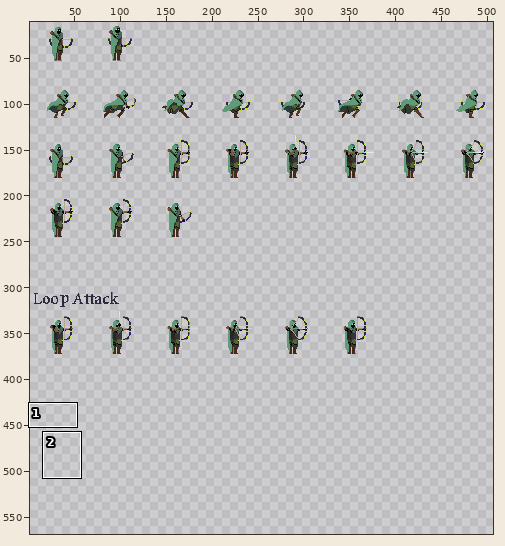
A sprite sheet gets an edit: resources/player2/player2.png. The first picture is a wide view before the edit; the outline marks the close-up.
Close-up. As it was:
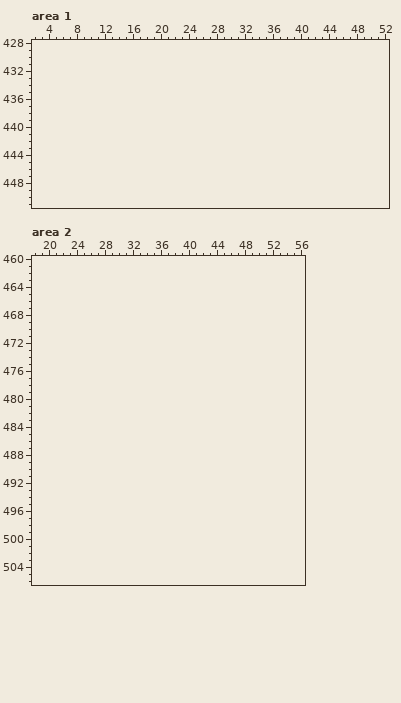
The file is 512x384 pixels. Colours within 5 levels of each other are drawn and written as one. Shown: area 1: x 2..52, y 428..451; area 2: x 18..56, y 460..506. The old version is drawn lined up with the new one, on the new canvas. The wide view leaves out empty margins. The commit also changed other parts of the picture, which this record leaves out.
After:
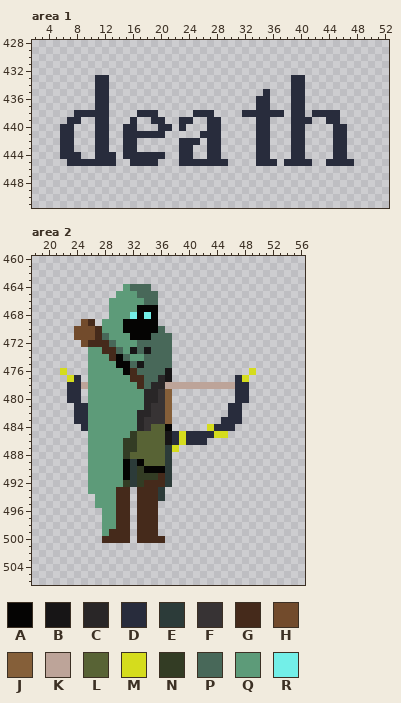
Palette (. is transparent): A #050403  B #171516  C #292627  D #282c3c  E #2c3b39  F #373334  G #452a1b  H #724b2c  J #855f39  K #bda499  L #586335  M #d5dc1d  N #333c24  P #486859  Q #5d9b79  R #73efe8
The exact change:
canvas 512x384 -> 512x576
Changed rows in their new state; - is an unchanged pixel.
Area 1:
first column x 6:
433 -----DD--------------------------DD-------
434 -----DD--------------------------DD-------
435 -----DD----------------------D---DD-------
436 -----DD---------------------DD---DD-------
437 -----DD---------------------DD---DD-------
438 --DDDDD----DDD-----DDD----DDDDDD-DD-DDDD--
439 -DD--DD---D--DD--DD--DD-----DD---DDD--DD--
440 DD---DD--DD---DD-D---DD-----DD---DD----DD-
441 DD---DD--DDDDDD-----DDD-----DD---DD----DD-
442 DD---DD--DD------DDD-DD-----DD---DD----DD-
443 DD---DD--DD------DD--DD-----DD---DD----DD-
444 DDD--DDD-DDDDDD--DD--DD-----DD---DD----DD-
445 -DDDDDDD--DDDD---DDDDDDD----DDD-DDDD--DDDD
Area 2:
first column x 22:
464 ---------QPPP---------------
465 --------QQQPPP--------------
466 -------QQQQQPP--------------
467 -------QQQQAAA--------------
468 -------QQQRARA--------------
469 ---HG-QQQAAAAA--------------
470 --HHHGQQQAAAAAP-------------
471 --HHHGPQQQAAAPPP------------
472 ---HGGGPQQQPPPPP------------
473 ----QQGGPQBPBPPP------------
474 ----QQQGAPQQPPPP------------
475 ----QQQQAAPBPPPP------------
476 M---QQQQQAGPPPPB-----------M
477 -MD-QQQQQQGGPPCB---------DM-
478 -DDKQQQQQQQGPCCKKKKKKKKKKDD-
479 -DD-QQQQQQQQCCFJ---------DD-
480 -DD-QQQQQQQQCCFJ---------DD-
481 --DDQQQQQQQQCFFJ--------DD--
482 --DDQQQQQQQCCFFJ--------DD--
483 --DDQQQQQQQCFFFJ-------DDD--
484 ---DQQQQQQQCFLLA-----MDDD---
485 ----QQQQQQNLLLLBDMDDDDMM----
486 ----QQQQQNNLLLLBDMDDD-------
487 ----QQQQQNNLLLLEM-----------
488 ----QQQQQNLLLLLE------------
489 ----QQQQQAEALLLE------------
490 ----QQQQQAENAAAE------------
491 ----QQQQQAENNNGE------------
492 ----QQQQQNENGGGE------------
493 ----QQQQGG-GGGE-------------
494 -----QQQGG-GGGE-------------
495 -----QQQGG-GGG--------------
496 ------QQGG-GGG--------------
497 ------QQGG-GGG--------------
498 ------QQGG-GGG--------------
499 ------QGGG-GGG--------------
500 ------GGGG-GGGG-------------
Where, in picture pixels (left, top, right, bottom), the same in both close-ups:
added: (60, 75, 354, 166)
added: (60, 284, 256, 543)
